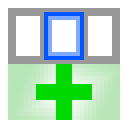
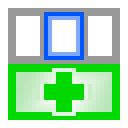
Before/after of a 128×128 layered artwork. What changed in the layer stack:
painted on "Layer 1" over [8, 64, 120, 120]
